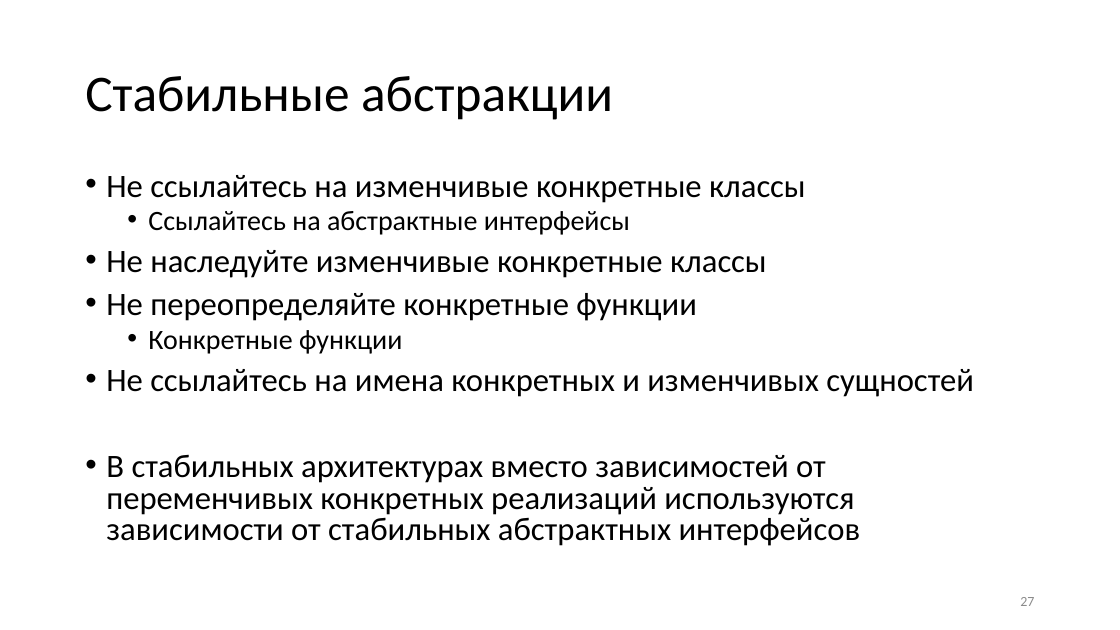
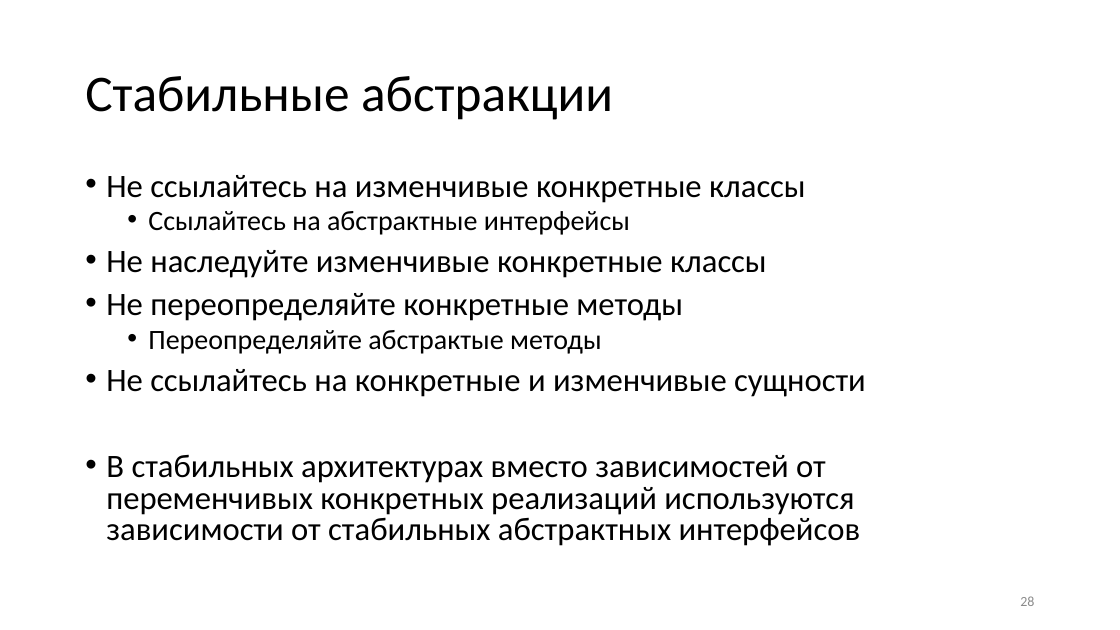
Before and after one commit to alexey-malov/ood, a slide deck: slide 28 of lectures/18.solid/Принципы SOLID.pptx (slide 27 before the commit). Drawn at 1120x630 pixels with LibreOffice and Linux fonts; fonts in the diff are those of the drawing. Boxes give left, top, right and bottom in pixels: in the first picture for what was removed or moved away, otherwise in the second. Text is boxed around its words. In the diff, an @@ line names an element or a change of style, - is before the commit and + after.

```diff
--- a/lectures/18.solid/Принципы SOLID.pptx
+++ b/lectures/18.solid/Принципы SOLID.pptx
@@ text at [106,293,866,397]: text changed @@
-• Не переопределяйте конкретные функции
-  • Конкретные функции
-• Не ссылайтесь на имена конкретных и изменчивых сущностей
+• Не переопределяйте конкретные методы
+  • Переопределяйте абстрактые методы
+• Не ссылайтесь на конкретные и изменчивые сущности
@@ page number at [1020,596,1034,606]: text changed @@
-27
+28
```
Also in this commit, not shown: 3 other slides changed, 8 slides added, 1 other file.
